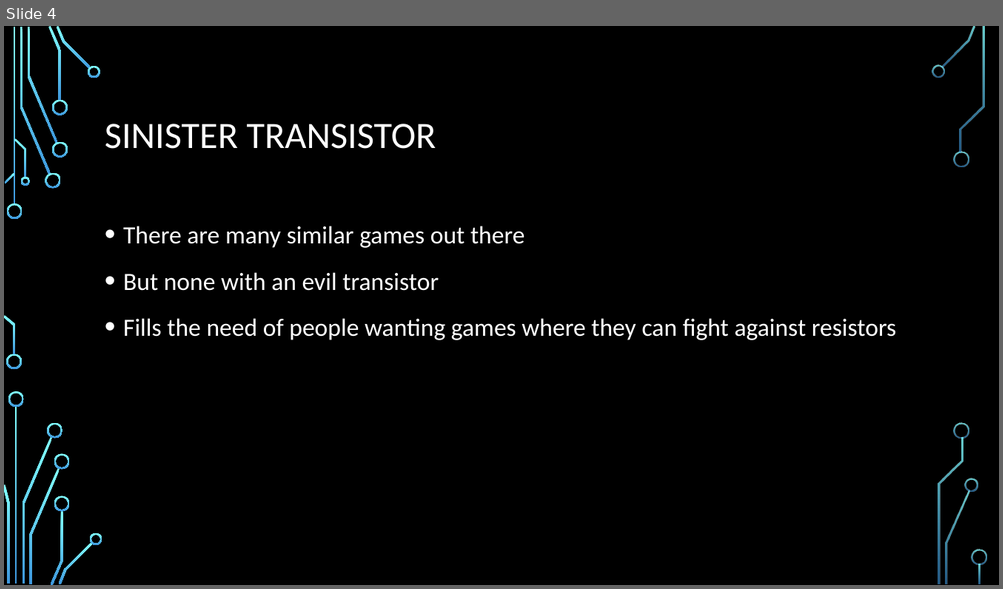
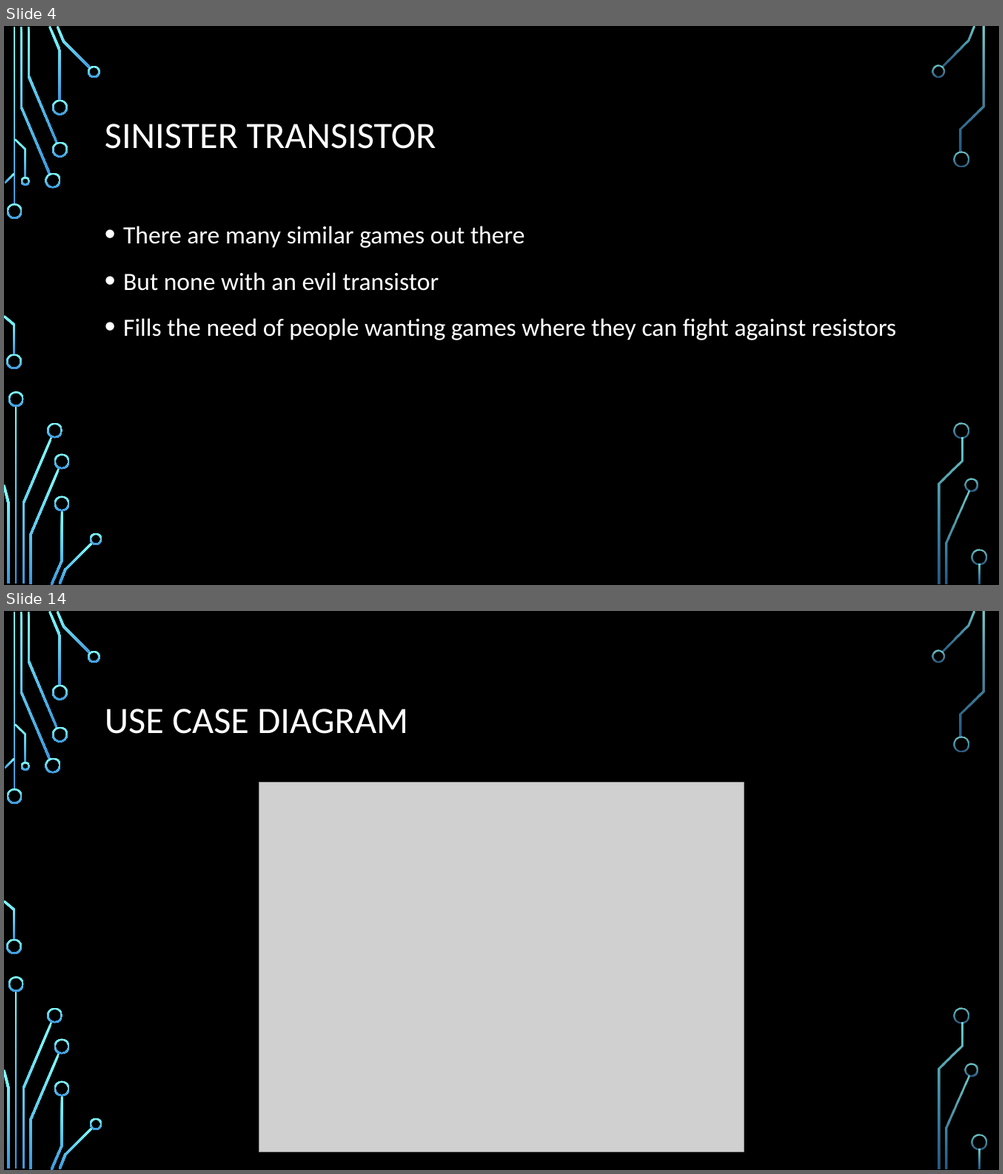
Before and after one commit to gregkelso/COP-4331, a slide deck: Sinister Transistor.pptx. Shown one above the other, each under a label of ours: slide 4 before the commit, slides 4 and 14 after it; the slides between them are not shown. The pictures are 1003x589 and 1003x1174 pixels, drawn with LibreOffice and Linux fonts; fonts in the diff are those of the drawing; grey boxes stand for pictures; background and template pictures are left out. Boxes give left, top, right and bottom in pixels: in the first picture for what was removed or moved away, otherwise in the second. Text is boxed around its words. In the diff, an @@ line names an element or a change of style, - is before the commit and + after.

```diff
--- a/Sinister Transistor.pptx
+++ b/Sinister Transistor.pptx
@@ slide 14 added at (x1=4, y1=611, x2=999, y2=1170), background picture (left out); not listed: 36 template elements that a slide beside it also shows @@
@@ title added at (x1=105, y1=709, x2=408, y2=734), 36 pt, text #FFFFFF @@
+USE CASE DIAGRAM
@@ picture added at (x1=259, y1=782, x2=743, y2=1153) @@
```
Also in this commit, not shown: 9 other slides added, 1 other file.
